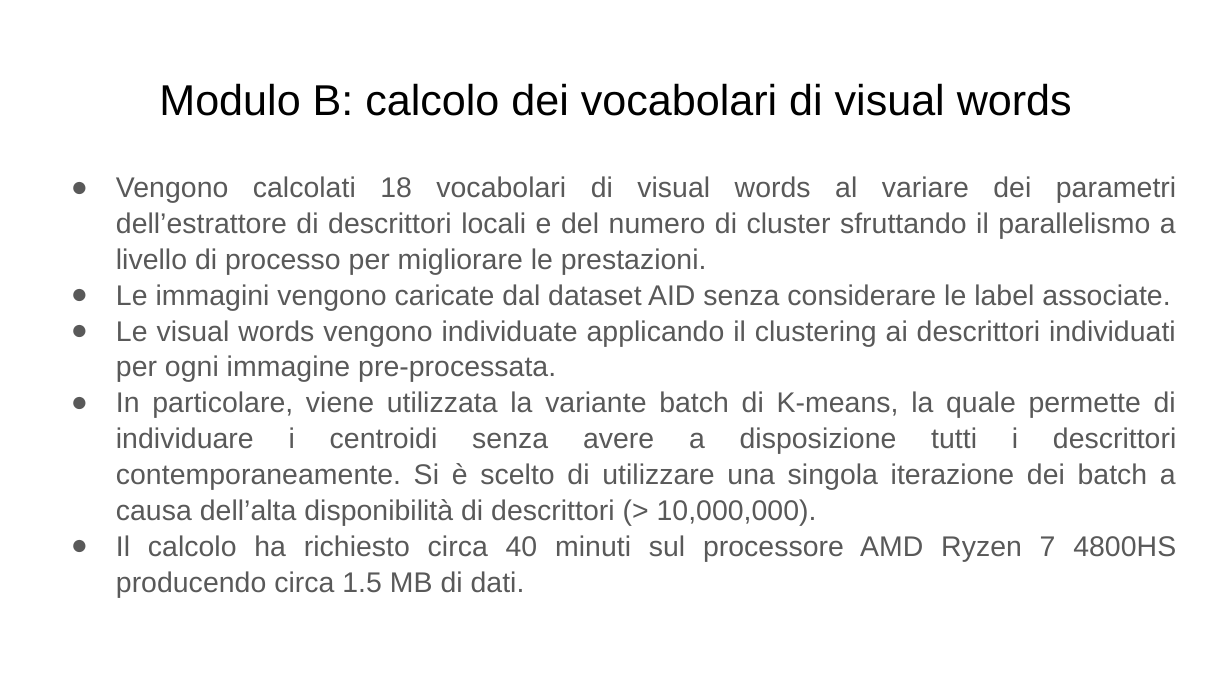
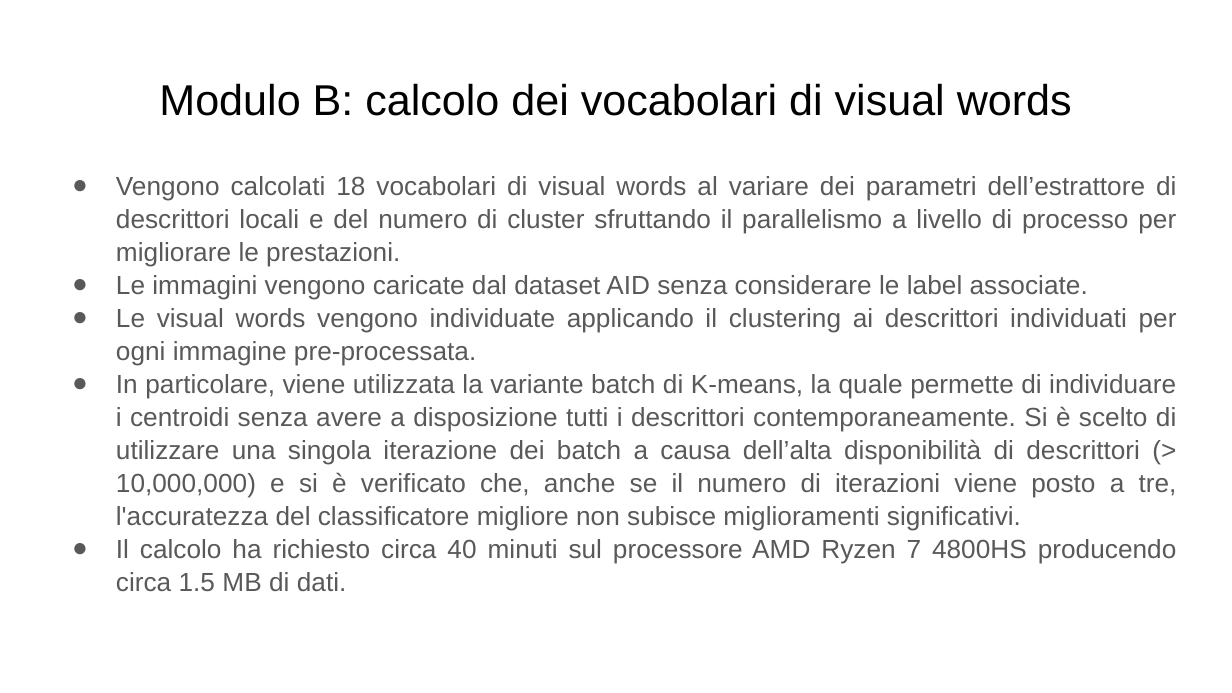
Before and after one commit to serpest/AerialSceneClassification, a slide deck: slide 4 of slides.pptx. Drawn at 1232x693 pixels with LibreOffice and Linux fonts; fonts in the diff are those of the drawing. Boxes give left, top, right and bottom in pixels: in the first picture for what was removed or moved away, otherwise in the second. Text is boxed around its words. In the diff, an @@ line names an element or a change of style, - is before the commit and + after.

```diff
--- a/slides.pptx
+++ b/slides.pptx
@@ text at box(116, 176, 1177, 591): size 16.6 to 15.3 pt in "Vengono calcolati 18 vocabolari di visual words ...", "Le immagini vengono caricate dal dataset AID ...", "Le visual words vengono individuate applicando il ...", "Il calcolo ha richiesto circa 40 minuti ..."; indent changed @@
@@ text at box(116, 374, 1177, 530): text changed; size 16.6 to 15.3 pt @@
-● In particolare, viene utilizzata la variante batch di K-means, la quale permette di individuare i centroidi senza avere a disposizione tutti i descrittori contemporaneamente. Si è scelto di utilizzare una singola iterazione dei batch a causa dell’alta disponibilità di descrittori (> 10,000,000).
+● In particolare, viene utilizzata la variante batch di K-means, la quale permette di individuare i centroidi senza avere a disposizione tutti i descrittori contemporaneamente. Si è scelto di utilizzare una singola iterazione dei batch a causa dell’alta disponibilità di descrittori (> 10,000,000) e si è verificato che, anche se il numero di iterazioni viene posto a tre, l'accuratezza del classificatore migliore non subisce miglioramenti significativi.
```
Also in this commit, not shown: 2 other slides changed, 4 other files.
